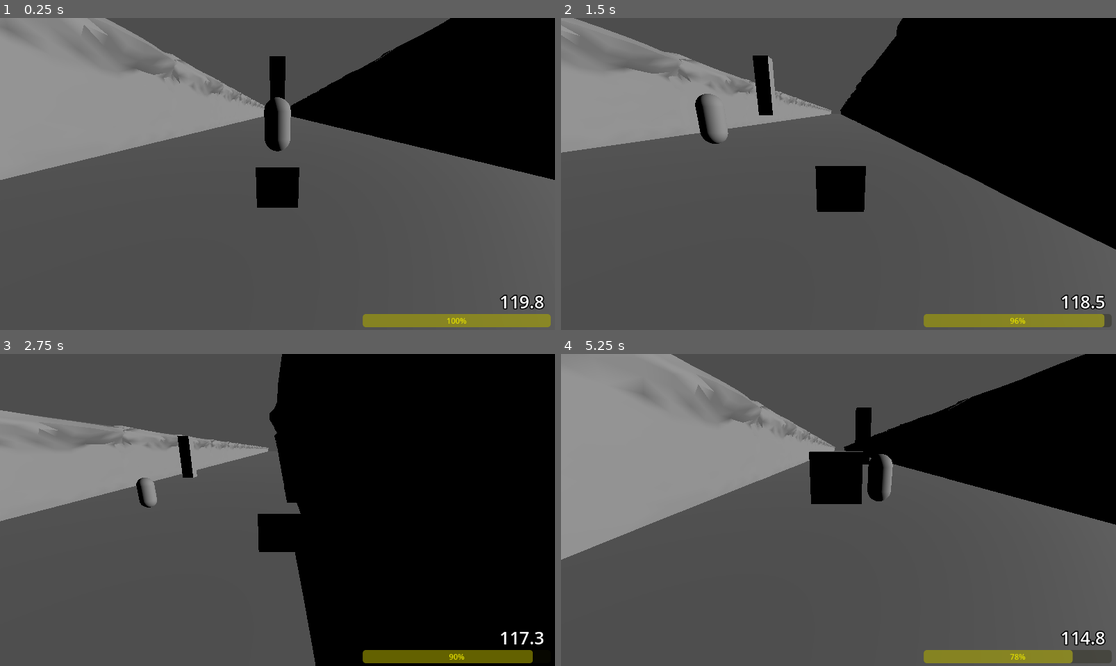
Above: before the commit, frames 1-4 (two rows, left to right).
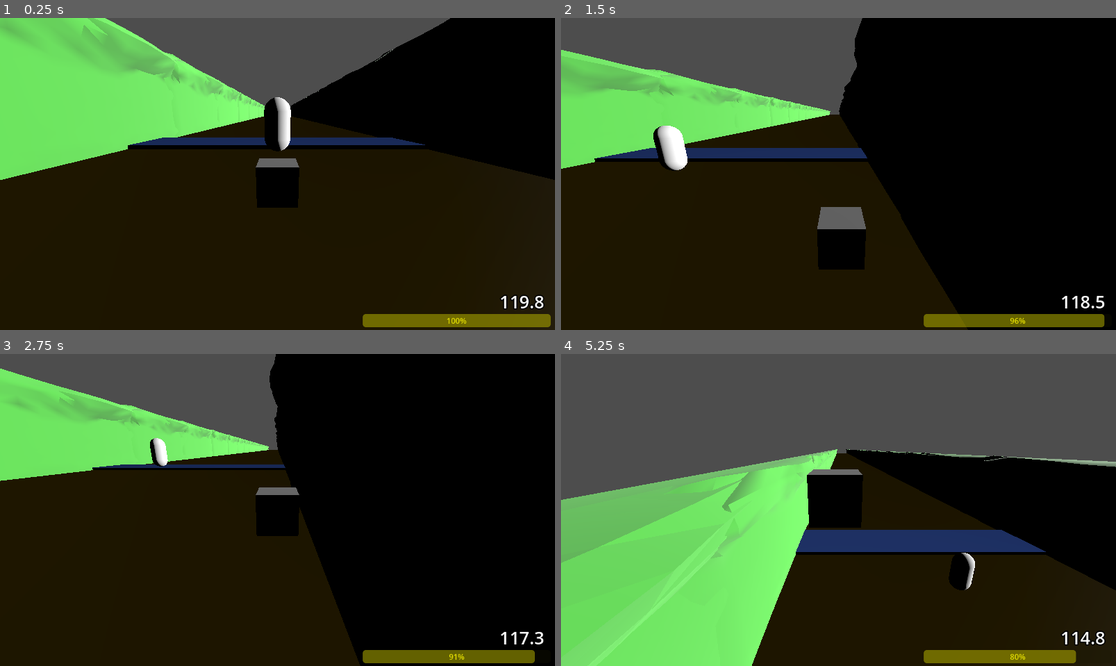
Above: after the commit, the same moments.

Repository: notadoctortired/SleepyFrog
Game: Godot game, scene res://scenes/main_scene.tscn
Same seed, same stepped clock (60 frames per second), same inputs: the game is played once before the commit and once after it.
Inputs (mouse positions are in pixels of both pictures, inside the frame that each line leads up to):
- Up to frame 1 (0.25 s): no input
- Up to frame 2 (1.5 s): tap Enter (ui_accept) at 0.5 s; move the mouse to (960, 158) at 0.52 s; hold Right (move_right) 0.53-1.28 s; tap Space (jump) at 0.6, 0.77, 1.07 s; click (960, 158) at 0.67 s; move the mouse to (727, 189) at 1.27 s; hold Down (move_backward) from 1.28 s (still down); tap F at 1.35 s
- Up to frame 3 (2.75 s): tap Space (jump) at 1.52, 1.55, 1.82, 2.3 s; move the mouse to (333, 441) at 2.02 s; release Down (move_backward) at 2.03 s; hold Right (move_right) from 2.03 s (still down); hold Q from 2.03 s (still down)
- Up to frame 4 (5.25 s): move the mouse to (810, 572) at 2.77 s; release Right (move_right) at 2.78 s; release Q at 2.78 s; hold Up (move_forward) 2.78-3.53 s; tap Space (jump) at 2.85, 3.02, 3.32, 3.77, 3.8, 4.07, 4.52, 4.55, 4.82, 5.1 s; click (810, 572) at 2.92 s; move the mouse to (1005, 556) at 3.52 s; hold F 3.53-4.28 s; hold Left (move_left) 3.53-5.03 s; move the mouse to (672, 463) at 4.27 s; tap Q at 4.35 s; move the mouse to (866, 510) at 5.02 s; hold Down (move_backward) from 5.03 s (still down); click (866, 510) at 5.17 s

The runs differ from the first frame. In frame 1, 73% of the frame differs, in the area x 0-100%, y 0-100%; in frame 2, 67%; in frame 3, 46%; in frame 4, 83%.

Commit message:
Added materials to walls+floor & began work on obstacles

Diff:
--- /dev/null
+++ b/materials/Cliff_Material.tres
@@ -0,0 +1,10 @@
+[gd_resource type="StandardMaterial3D" format=3 uid="uid://bngkyycmntx7a"]
+
+[resource]
+albedo_color = Color(0.192157, 0.756863, 0, 1)
+metallic_specular = 1.0
+normal_enabled = true
+uv2_triplanar = true
+proximity_fade_distance = 2.0
+distance_fade_min_distance = 117.7
+distance_fade_max_distance = 0.0
--- /dev/null
+++ b/materials/Floor_Material.tres
@@ -0,0 +1,12 @@
+[gd_resource type="StandardMaterial3D" format=3 uid="uid://b4i68vj02jjg4"]
+
+[resource]
+albedo_color = Color(0.265016, 0.210068, 0.011463, 1)
+metallic = 0.35
+metallic_specular = 0.0
+roughness = 0.3
+normal_enabled = true
+uv2_triplanar = true
+proximity_fade_distance = 2.0
+distance_fade_min_distance = 117.7
+distance_fade_max_distance = 0.0
--- /dev/null
+++ b/materials/Water_Material.tres
@@ -0,0 +1,12 @@
+[gd_resource type="StandardMaterial3D" format=3 uid="uid://bdge1tdb058gl"]
+
+[resource]
+albedo_color = Color(0.354339, 0.525884, 1, 1)
+metallic = 0.56
+metallic_specular = 0.0
+roughness = 0.0
+normal_enabled = true
+uv2_triplanar = true
+proximity_fade_distance = 2.0
+distance_fade_min_distance = 117.7
+distance_fade_max_distance = 0.0
--- a/scenes/main_scene.tscn
+++ b/scenes/main_scene.tscn
@@ -7,9 +7,13 @@
 [ext_resource type="Script" uid="uid://dlexewiouo2yn" path="res://addons/phantom_camera/scripts/resources/tween_resource.gd" id="3_pu3yx"]
 [ext_resource type="Script" uid="uid://bomp7gl6hf50q" path="res://scripts/energy_bar.gd" id="5_gubc5"]
 [ext_resource type="Script" uid="uid://cjgqcqq1xf63f" path="res://scripts/timer.gd" id="6_rt2n2"]
-[ext_resource type="Script" uid="uid://cyhxga13dtwq3" path="res://scripts/kill_plain.gd" id="8_18nlu"]
+[ext_resource type="Script" uid="uid://cyhxga13dtwq3" path="res://scripts/Kill Scripts/kill_plain.gd" id="8_18nlu"]
 [ext_resource type="ArrayMesh" uid="uid://dvrrewessyskc" path="res://models/side_cliff_blocker.obj" id="9_c1pb6"]
 [ext_resource type="Script" uid="uid://c5mykx208e3sp" path="res://scripts/barrier_detection.gd" id="10_6wevv"]
+[ext_resource type="Material" uid="uid://bngkyycmntx7a" path="res://materials/Cliff_Material.tres" id="10_e1cbu"]
+[ext_resource type="Material" uid="uid://b4i68vj02jjg4" path="res://materials/Floor_Material.tres" id="10_mngbo"]
+[ext_resource type="Material" uid="uid://bdge1tdb058gl" path="res://materials/Water_Material.tres" id="13_4w45t"]
+[ext_resource type="Script" uid="uid://nrnm1vr2sbfk" path="res://scripts/Kill Scripts/kill_script.gd" id="13_r6p65"]
 
 [sub_resource type="BoxShape3D" id="BoxShape3D_pu3yx"]
 
@@ -28,6 +32,8 @@
 
 [sub_resource type="CapsuleShape3D" id="CapsuleShape3D_c16ls"]
 
+[sub_resource type="StandardMaterial3D" id="StandardMaterial3D_mngbo"]
+
 [sub_resource type="CapsuleMesh" id="CapsuleMesh_18nlu"]
 
 [sub_resource type="BoxShape3D" id="BoxShape3D_c1pb6"]
@@ -51,12 +57,16 @@
 [sub_resource type="BoxShape3D" id="BoxShape3D_r6p65"]
 
 [sub_resource type="BoxMesh" id="BoxMesh_si52b"]
+
+[sub_resource type="BoxShape3D" id="BoxShape3D_01n6w"]
 
 [node name="Node3D" type="Node3D"]
 
 [node name="Player" type="CharacterBody3D" parent="."]
 transform = Transform3D(1, 0, 0, 0, 1, 0, 0, 0, 1, 0, 1, 0)
 script = ExtResource("1_w2twt")
+speed = 10
+jump = 30
 
 [node name="Collision_Player" type="CollisionShape3D" parent="Player"]
 shape = SubResource("BoxShape3D_pu3yx")
@@ -67,6 +77,9 @@
 
 [node name="DirectionalLight3D" type="DirectionalLight3D" parent="."]
 transform = Transform3D(-4.2222e-08, -0.258819, 0.965926, -1.13133e-08, 0.965926, 0.258819, -1, 0, -4.37114e-08, 3.64287, 4.17234, -1)
+light_energy = 1.3
+light_specular = 2.0
+light_bake_mode = 1
 
 [node name="Camera3D" type="Camera3D" parent="."]
 physics_interpolation_mode = 1
@@ -143,6 +156,7 @@
 shape = SubResource("CapsuleShape3D_c16ls")
 
 [node name="Mesh_Coffee" type="MeshInstance3D" parent="Collectibles/Coffee"]
+material_override = SubResource("StandardMaterial3D_mngbo")
 mesh = SubResource("CapsuleMesh_18nlu")
 skeleton = NodePath("../Collision_Coffee")
 
@@ -187,6 +201,7 @@
 
 [node name="Mesh_Floor" type="MeshInstance3D" parent="Floor_and_Walls/Floor"]
 transform = Transform3D(20, 0, 0, 0, 0.5, 0, 0, 0, 300, 0, 0, 0)
+material_override = ExtResource("10_mngbo")
 mesh = SubResource("BoxMesh_2c62f")
 
 [node name="Cliff_0" type="StaticBody3D" parent="Floor_and_Walls"]
@@ -204,6 +219,7 @@
 transform = Transform3D(-1.41835e-06, 0, -4, 0, 6.188, 0, 32.448, 0, -1.74846e-07, -10, 3.5, 10.9382)
 
 [node name="MeshInstance3D" type="MeshInstance3D" parent="Floor_and_Walls/Cliff_1"]
+material_override = ExtResource("10_e1cbu")
 mesh = ExtResource("9_c1pb6")
 
 [node name="Collision_Cliff" type="CollisionShape3D" parent="Floor_and_Walls/Cliff_1"]
@@ -218,6 +234,7 @@
 transform = Transform3D(4.25504e-06, 0, 4, 0, 6.188, 0, -32.448, 0, 5.24537e-07, 9.99999, 3.5, 11.4735)
 
 [node name="MeshInstance3D" type="MeshInstance3D" parent="Floor_and_Walls/Cliff_2"]
+material_override = ExtResource("10_e1cbu")
 mesh = ExtResource("9_c1pb6")
 
 [node name="Collision_Cliff" type="CollisionShape3D" parent="Floor_and_Walls/Cliff_2"]
@@ -232,6 +249,7 @@
 transform = Transform3D(-1.09104e-06, 0, -4, 0, 6.188, 0, 24.96, 0, -1.74846e-07, -10, 3.5, -6.99998)
 
 [node name="MeshInstance3D" type="MeshInstance3D" parent="Floor_and_Walls/Cliff_3"]
+material_override = ExtResource("10_e1cbu")
 mesh = ExtResource("9_c1pb6")
 
 [node name="Collision_Cliff" type="CollisionShape3D" parent="Floor_and_Walls/Cliff_3"]
@@ -246,6 +264,7 @@
 transform = Transform3D(3.27311e-06, 0, 4, 0, 6.188, 0, -24.96, 0, 5.24537e-07, 9.99999, 3.5, -6.58823)
 
 [node name="MeshInstance3D" type="MeshInstance3D" parent="Floor_and_Walls/Cliff_4"]
+material_override = ExtResource("10_e1cbu")
 mesh = ExtResource("9_c1pb6")
 
 [node name="Collision_Cliff" type="CollisionShape3D" parent="Floor_and_Walls/Cliff_4"]
@@ -260,6 +279,7 @@
 transform = Transform3D(-1.09104e-06, 0, -4, 0, 6.188, 0, 24.96, 0, -1.74846e-07, -10, 3.5, -23)
 
 [node name="MeshInstance3D" type="MeshInstance3D" parent="Floor_and_Walls/Cliff_5"]
+material_override = ExtResource("10_e1cbu")
 mesh = ExtResource("9_c1pb6")
 
 [node name="Collision_Cliff" type="CollisionShape3D" parent="Floor_and_Walls/Cliff_5"]
@@ -274,6 +294,7 @@
 transform = Transform3D(3.27311e-06, 0, 4, 0, 6.188, 0, -24.96, 0, 5.24537e-07, 9.99999, 3.5, -24.5882)
 
 [node name="MeshInstance3D" type="MeshInstance3D" parent="Floor_and_Walls/Cliff_6"]
+material_override = ExtResource("10_e1cbu")
 mesh = ExtResource("9_c1pb6")
 
 [node name="Collision_Cliff" type="CollisionShape3D" parent="Floor_and_Walls/Cliff_6"]
@@ -288,6 +309,7 @@
 transform = Transform3D(-1.09104e-06, 0, -4, 0, 6.188, 0, 24.96, 0, -1.74846e-07, -10, 3.5, -37)
 
 [node name="MeshInstance3D" type="MeshInstance3D" parent="Floor_and_Walls/Cliff_7"]
+material_override = ExtResource("10_e1cbu")
 mesh = ExtResource("9_c1pb6")
 
 [node name="Collision_Cliff" type="CollisionShape3D" parent="Floor_and_Walls/Cliff_7"]
@@ -302,6 +324,7 @@
 transform = Transform3D(3.27311e-06, 0, 4, 0, 6.188, 0, -24.96, 0, 5.24537e-07, 9.99999, 3.5, -33.5882)
 
 [node name="MeshInstance3D" type="MeshInstance3D" parent="Floor_and_Walls/Cliff_8"]
+material_override = ExtResource("10_e1cbu")
 mesh = ExtResource("9_c1pb6")
 
 [node name="Collision_Cliff" type="CollisionShape3D" parent="Floor_and_Walls/Cliff_8"]
@@ -316,6 +339,7 @@
 transform = Transform3D(-1.09104e-06, 0, -4, 0, 6.188, 0, 24.96, 0, -1.74846e-07, -10, 3.5, -56)
 
 [node name="MeshInstance3D" type="MeshInstance3D" parent="Floor_and_Walls/Cliff_9"]
+material_override = ExtResource("10_e1cbu")
 mesh = ExtResource("9_c1pb6")
 
 [node name="Collision_Cliff" type="CollisionShape3D" parent="Floor_and_Walls/Cliff_9"]
@@ -330,6 +354,7 @@
 transform = Transform3D(3.27311e-06, 0, 4, 0, 6.188, 0, -24.96, 0, 5.24537e-07, 9.99999, 3.5, -51.5882)
 
 [node name="MeshInstance3D" type="MeshInstance3D" parent="Floor_and_Walls/Cliff_10"]
+material_override = ExtResource("10_e1cbu")
 mesh = ExtResource("9_c1pb6")
 
 [node name="Collision_Cliff" type="CollisionShape3D" parent="Floor_and_Walls/Cliff_10"]
@@ -344,6 +369,7 @@
 transform = Transform3D(-1.09104e-06, 0, -4, 0, 6.188, 0, 24.96, 0, -1.74846e-07, -10, 3.5, -75)
 
 [node name="MeshInstance3D" type="MeshInstance3D" parent="Floor_and_Walls/Cliff_11"]
+material_override = ExtResource("10_e1cbu")
 mesh = ExtResource("9_c1pb6")
 
 [node name="Collision_Cliff" type="CollisionShape3D" parent="Floor_and_Walls/Cliff_11"]
@@ -358,6 +384,7 @@
 transform = Transform3D(3.27311e-06, 0, 4, 0, 6.188, 0, -24.96, 0, 5.24537e-07, 9.99999, 3.5, -70.5882)
 
 [node name="MeshInstance3D" type="MeshInstance3D" parent="Floor_and_Walls/Cliff_12"]
+material_override = ExtResource("10_e1cbu")
 mesh = ExtResource("9_c1pb6")
 
 [node name="Collision_Cliff" type="CollisionShape3D" parent="Floor_and_Walls/Cliff_12"]
@@ -372,6 +399,7 @@
 transform = Transform3D(-1.09104e-06, 0, -4, 0, 6.188, 0, 24.96, 0, -1.74846e-07, -10, 3.5, -93)
 
 [node name="MeshInstance3D" type="MeshInstance3D" parent="Floor_and_Walls/Cliff_13"]
+material_override = ExtResource("10_e1cbu")
 mesh = ExtResource("9_c1pb6")
 
 [node name="Collision_Cliff" type="CollisionShape3D" parent="Floor_and_Walls/Cliff_13"]
@@ -386,6 +414,7 @@
 transform = Transform3D(3.27311e-06, 0, 4, 0, 6.188, 0, -24.96, 0, 5.24537e-07, 10, 3.5, -89.5882)
 
 [node name="MeshInstance3D" type="MeshInstance3D" parent="Floor_and_Walls/Cliff_14"]
+material_override = ExtResource("10_e1cbu")
 mesh = ExtResource("9_c1pb6")
 
 [node name="Collision_Cliff" type="CollisionShape3D" parent="Floor_and_Walls/Cliff_14"]
@@ -400,6 +429,7 @@
 transform = Transform3D(-1.09104e-06, 0, -4, 0, 6.188, 0, 24.96, 0, -1.74846e-07, -10, 3.5, -112)
 
 [node name="MeshInstance3D" type="MeshInstance3D" parent="Floor_and_Walls/Cliff_15"]
+material_override = ExtResource("10_e1cbu")
 mesh = ExtResource("9_c1pb6")
 
 [node name="Collision_Cliff" type="CollisionShape3D" parent="Floor_and_Walls/Cliff_15"]
@@ -414,6 +444,7 @@
 transform = Transform3D(3.27311e-06, 0, 4, 0, 6.188, 0, -24.96, 0, 5.24537e-07, 10, 3.5, -107.588)
 
 [node name="MeshInstance3D" type="MeshInstance3D" parent="Floor_and_Walls/Cliff_16"]
+material_override = ExtResource("10_e1cbu")
 mesh = ExtResource("9_c1pb6")
 
 [node name="Collision_Cliff" type="CollisionShape3D" parent="Floor_and_Walls/Cliff_16"]
@@ -428,6 +459,7 @@
 transform = Transform3D(-1.09104e-06, 0, -4, 0, 6.188, 0, 24.96, 0, -1.74846e-07, -10, 3.5, -131)
 
 [node name="MeshInstance3D" type="MeshInstance3D" parent="Floor_and_Walls/Cliff_17"]
+material_override = ExtResource("10_e1cbu")
 mesh = ExtResource("9_c1pb6")
 
 [node name="Collision_Cliff" type="CollisionShape3D" parent="Floor_and_Walls/Cliff_17"]
@@ -442,6 +474,7 @@
 transform = Transform3D(3.27311e-06, 0, 4, 0, 6.188, 0, -24.96, 0, 5.24537e-07, 10, 3.5, -126.588)
 
 [node name="MeshInstance3D" type="MeshInstance3D" parent="Floor_and_Walls/Cliff_18"]
+material_override = ExtResource("10_e1cbu")
 mesh = ExtResource("9_c1pb6")
 
 [node name="Collision_Cliff" type="CollisionShape3D" parent="Floor_and_Walls/Cliff_18"]
@@ -456,6 +489,7 @@
 transform = Transform3D(-1.09104e-06, 0, -4, 0, 6.188, 0, 24.96, 0, -1.74846e-07, -10, 3.5, -149)
 
 [node name="MeshInstance3D" type="MeshInstance3D" parent="Floor_and_Walls/Cliff_19"]
+material_override = ExtResource("10_e1cbu")
 mesh = ExtResource("9_c1pb6")
 
 [node name="Collision_Cliff" type="CollisionShape3D" parent="Floor_and_Walls/Cliff_19"]
@@ -470,6 +504,7 @@
 transform = Transform3D(3.27311e-06, 0, 4, 0, 6.188, 0, -24.96, 0, 5.24537e-07, 10, 3.5, -144.588)
 
 [node name="MeshInstance3D" type="MeshInstance3D" parent="Floor_and_Walls/Cliff_20"]
+material_override = ExtResource("10_e1cbu")
 mesh = ExtResource("9_c1pb6")
 
 [node name="Collision_Cliff" type="CollisionShape3D" parent="Floor_and_Walls/Cliff_20"]
@@ -484,6 +519,7 @@
 transform = Transform3D(-1.09104e-06, 0, -4, 0, 6.188, 0, 24.96, 0, -1.74846e-07, -10, 3.5, -167)
 
 [node name="MeshInstance3D" type="MeshInstance3D" parent="Floor_and_Walls/Cliff_21"]
+material_override = ExtResource("10_e1cbu")
 mesh = ExtResource("9_c1pb6")
 
 [node name="Collision_Cliff" type="CollisionShape3D" parent="Floor_and_Walls/Cliff_21"]
@@ -498,6 +534,7 @@
 transform = Transform3D(3.27311e-06, 0, 4, 0, 6.188, 0, -24.96, 0, 5.24537e-07, 10, 3.5, -162.588)
 
 [node name="MeshInstance3D" type="MeshInstance3D" parent="Floor_and_Walls/Cliff_22"]
+material_override = ExtResource("10_e1cbu")
 mesh = ExtResource("9_c1pb6")
 
 [node name="Collision_Cliff" type="CollisionShape3D" parent="Floor_and_Walls/Cliff_22"]
@@ -512,6 +549,7 @@
 transform = Transform3D(-1.09104e-06, 0, -4, 0, 6.188, 0, 24.96, 0, -1.74846e-07, -10, 3.5, -186)
 
 [node name="MeshInstance3D" type="MeshInstance3D" parent="Floor_and_Walls/Cliff_23"]
+material_override = ExtResource("10_e1cbu")
 mesh = ExtResource("9_c1pb6")
 
 [node name="Collision_Cliff" type="CollisionShape3D" parent="Floor_and_Walls/Cliff_23"]
@@ -526,6 +564,7 @@
 transform = Transform3D(3.27311e-06, 0, 4, 0, 6.188, 0, -24.96, 0, 5.24537e-07, 10, 3.5, -181.588)
 
 [node name="MeshInstance3D" type="MeshInstance3D" parent="Floor_and_Walls/Cliff_24"]
+material_override = ExtResource("10_e1cbu")
 mesh = ExtResource("9_c1pb6")
 
 [node name="Collision_Cliff" type="CollisionShape3D" parent="Floor_and_Walls/Cliff_24"]
@@ -540,6 +579,7 @@
 transform = Transform3D(-1.09104e-06, 0, -4, 0, 6.188, 0, 24.96, 0, -1.74846e-07, -10, 3.5, -204)
 
 [node name="MeshInstance3D" type="MeshInstance3D" parent="Floor_and_Walls/Cliff_25"]
+material_override = ExtResource("10_e1cbu")
 mesh = ExtResource("9_c1pb6")
 
 [node name="Collision_Cliff" type="CollisionShape3D" parent="Floor_and_Walls/Cliff_25"]
@@ -554,6 +594,7 @@
 transform = Transform3D(3.27311e-06, 0, 4, 0, 6.188, 0, -24.96, 0, 5.24537e-07, 10, 3.5, -200.588)
 
 [node name="MeshInstance3D" type="MeshInstance3D" parent="Floor_and_Walls/Cliff_26"]
+material_override = ExtResource("10_e1cbu")
 mesh = ExtResource("9_c1pb6")
 
 [node name="Collision_Cliff" type="CollisionShape3D" parent="Floor_and_Walls/Cliff_26"]
@@ -568,6 +609,7 @@
 transform = Transform3D(-1.09104e-06, 0, -4, 0, 6.188, 0, 24.96, 0, -1.74846e-07, -10, 3.5, -223)
 
 [node name="MeshInstance3D" type="MeshInstance3D" parent="Floor_and_Walls/Cliff_27"]
+material_override = ExtResource("10_e1cbu")
 mesh = ExtResource("9_c1pb6")
 
 [node name="Collision_Cliff" type="CollisionShape3D" parent="Floor_and_Walls/Cliff_27"]
@@ -582,6 +624,7 @@
 transform = Transform3D(3.27311e-06, 0, 4, 0, 6.188, 0, -24.96, 0, 5.24537e-07, 10, 3.5, -218.588)
 
 [node name="MeshInstance3D" type="MeshInstance3D" parent="Floor_and_Walls/Cliff_28"]
+material_override = ExtResource("10_e1cbu")
 mesh = ExtResource("9_c1pb6")
 
 [node name="Collision_Cliff" type="CollisionShape3D" parent="Floor_and_Walls/Cliff_28"]
@@ -596,6 +639,7 @@
 transform = Transform3D(-1.09104e-06, 0, -4, 0, 6.188, 0, 24.96, 0, -1.74846e-07, -10, 3.5, -242)
 
 [node name="MeshInstance3D" type="MeshInstance3D" parent="Floor_and_Walls/Cliff_29"]
+material_override = ExtResource("10_e1cbu")
 mesh = ExtResource("9_c1pb6")
 
 [node name="Collision_Cliff" type="CollisionShape3D" parent="Floor_and_Walls/Cliff_29"]
@@ -610,6 +654,7 @@
 transform = Transform3D(3.27311e-06, 0, 4, 0, 6.188, 0, -24.96, 0, 5.24537e-07, 10, 3.5, -237.588)
 
 [node name="MeshInstance3D" type="MeshInstance3D" parent="Floor_and_Walls/Cliff_30"]
+material_override = ExtResource("10_e1cbu")
 mesh = ExtResource("9_c1pb6")
 
 [node name="Collision_Cliff" type="CollisionShape3D" parent="Floor_and_Walls/Cliff_30"]
@@ -624,6 +669,7 @@
 transform = Transform3D(-1.09104e-06, 0, -4, 0, 6.188, 0, 24.96, 0, -1.74846e-07, -10, 3.5, -260)
 
 [node name="MeshInstance3D" type="MeshInstance3D" parent="Floor_and_Walls/Cliff_31"]
+material_override = ExtResource("10_e1cbu")
 mesh = ExtResource("9_c1pb6")
 
 [node name="Collision_Cliff" type="CollisionShape3D" parent="Floor_and_Walls/Cliff_31"]
@@ -638,6 +684,7 @@
 transform = Transform3D(3.27311e-06, 0, 4, 0, 6.188, 0, -24.96, 0, 5.24537e-07, 10, 3.5, -256.588)
 
 [node name="MeshInstance3D" type="MeshInstance3D" parent="Floor_and_Walls/Cliff_32"]
+material_override = ExtResource("10_e1cbu")
 mesh = ExtResource("9_c1pb6")
 
 [node name="Collision_Cliff" type="CollisionShape3D" parent="Floor_and_Walls/Cliff_32"]
@@ -652,6 +699,7 @@
 transform = Transform3D(-1.09104e-06, 0, -4, 0, 6.188, 0, 24.96, 0, -1.74846e-07, -10, 3.5, -269)
 
 [node name="MeshInstance3D" type="MeshInstance3D" parent="Floor_and_Walls/Cliff_33"]
+material_override = ExtResource("10_e1cbu")
 mesh = ExtResource("9_c1pb6")
 
 [node name="Collision_Cliff" type="CollisionShape3D" parent="Floor_and_Walls/Cliff_33"]
@@ -666,6 +714,7 @@
 transform = Transform3D(3.27311e-06, 0, 4, 0, 6.188, 0, -24.96, 0, 5.24537e-07, 10, 3.5, -270.588)
 
 [node name="MeshInstance3D" type="MeshInstance3D" parent="Floor_and_Walls/Cliff_34"]
+material_override = ExtResource("10_e1cbu")
 mesh = ExtResource("9_c1pb6")
 
 [node name="Collision_Cliff" type="CollisionShape3D" parent="Floor_and_Walls/Cliff_34"]
@@ -680,6 +729,7 @@
 transform = Transform3D(-1.09104e-06, 0, -4, 0, 6.188, 0, 24.96, 0, -1.74846e-07, -10, 3.5, -287)
 
 [node name="MeshInstance3D" type="MeshInstance3D" parent="Floor_and_Walls/Cliff_35"]
+material_override = ExtResource("10_e1cbu")
 mesh = ExtResource("9_c1pb6")
 
 [node name="Collision_Cliff" type="CollisionShape3D" parent="Floor_and_Walls/Cliff_35"]
@@ -694,6 +744,7 @@
 transform = Transform3D(3.27311e-06, 0, 4, 0, 6.188, 0, -24.96, 0, 5.24537e-07, 10, 3.5, -286.988)
 
 [node name="MeshInstance3D" type="MeshInstance3D" parent="Floor_and_Walls/Cliff_36"]
+material_override = ExtResource("10_e1cbu")
 mesh = ExtResource("9_c1pb6")
 
 [node name="Collision_Cliff" type="CollisionShape3D" parent="Floor_and_Walls/Cliff_36"]
@@ -708,6 +759,7 @@
 transform = Transform3D(-1.09104e-06, 0, -4, 0, 6.188, 0, 24.96, 0, -1.74846e-07, -10, 3.5, -304)
 
 [node name="MeshInstance3D" type="MeshInstance3D" parent="Floor_and_Walls/Cliff_37"]
+material_override = ExtResource("10_e1cbu")
 mesh = ExtResource("9_c1pb6")
 
 [node name="Collision_Cliff" type="CollisionShape3D" parent="Floor_and_Walls/Cliff_37"]
@@ -722,6 +774,7 @@
 transform = Transform3D(3.27311e-06, 0, 4, 0, 6.188, 0, -24.96, 0, 5.24537e-07, 10, 3.5, -303.988)
 
 [node name="MeshInstance3D" type="MeshInstance3D" parent="Floor_and_Walls/Cliff_38"]
+material_override = ExtResource("10_e1cbu")
 mesh = ExtResource("9_c1pb6")
 
 [node name="Collision_Cliff" type="CollisionShape3D" parent="Floor_and_Walls/Cliff_38"]
@@ -736,6 +789,7 @@
 transform = Transform3D(-1.09104e-06, 0, -4, 0, 6.188, 0, 24.96, 0, -1.74846e-07, -10, 3.5, -320)
 
 [node name="MeshInstance3D" type="MeshInstance3D" parent="Floor_and_Walls/Cliff_39"]
+material_override = ExtResource("10_e1cbu")
 mesh = ExtResource("9_c1pb6")
 
 [node name="Collision_Cliff" type="CollisionShape3D" parent="Floor_and_Walls/Cliff_39"]
@@ -750,6 +804,7 @@
 transform = Transform3D(3.27311e-06, 0, 4, 0, 6.188, 0, -24.96, 0, 5.24537e-07, 10, 3.5, -319.988)
 
 [node name="MeshInstance3D" type="MeshInstance3D" parent="Floor_and_Walls/Cliff_40"]
+material_override = ExtResource("10_e1cbu")
 mesh = ExtResource("9_c1pb6")
 
 [node name="Collision_Cliff" type="CollisionShape3D" parent="Floor_and_Walls/Cliff_40"]
@@ -764,6 +819,7 @@
 transform = Transform3D(-1.09104e-06, 0, -4, 0, 6.188, 0, 24.96, 0, -1.74846e-07, -10, 3.5, -338)
 
 [node name="MeshInstance3D" type="MeshInstance3D" parent="Floor_and_Walls/Cliff_41"]
+material_override = ExtResource("10_e1cbu")
 mesh = ExtResource("9_c1pb6")
 
 [node name="Collision_Cliff" type="CollisionShape3D" parent="Floor_and_Walls/Cliff_41"]
@@ -778,6 +834,7 @@
 transform = Transform3D(3.27311e-06, 0, 4, 0, 6.188, 0, -24.96, 0, 5.24537e-07, 10, 3.5, -337.988)
 
 [node name="MeshInstance3D" type="MeshInstance3D" parent="Floor_and_Walls/Cliff_42"]
+material_override = ExtResource("10_e1cbu")
 mesh = ExtResource("9_c1pb6")
 
 [node name="Collision_Cliff" type="CollisionShape3D" parent="Floor_and_Walls/Cliff_42"]
@@ -792,6 +849,7 @@
 transform = Transform3D(-1.09104e-06, 0, -4, 0, 6.188, 0, 24.96, 0, -1.74846e-07, -10, 3.5, -354)
 
 [node name="MeshInstance3D" type="MeshInstance3D" parent="Floor_and_Walls/Cliff_43"]
+material_override = ExtResource("10_e1cbu")
 mesh = ExtResource("9_c1pb6")
 
 [node name="Collision_Cliff" type="CollisionShape3D" parent="Floor_and_Walls/Cliff_43"]
@@ -806,6 +864,7 @@
 transform = Transform3D(3.27311e-06, 0, 4, 0, 6.188, 0, -24.96, 0, 5.24537e-07, 10, 3.5, -353.988)
 
 [node name="MeshInstance3D" type="MeshInstance3D" parent="Floor_and_Walls/Cliff_44"]
+material_override = ExtResource("10_e1cbu")
 mesh = ExtResource("9_c1pb6")
 
 [node name="Collision_Cliff" type="CollisionShape3D" parent="Floor_and_Walls/Cliff_44"]
@@ -820,6 +879,7 @@
 transform = Transform3D(-1.09104e-06, 0, -4, 0, 6.188, 0, 24.96, 0, -1.74846e-07, -10, 3.5, -372)
 
 [node name="MeshInstance3D" type="MeshInstance3D" parent="Floor_and_Walls/Cliff_45"]
+material_override = ExtResource("10_e1cbu")
 mesh = ExtResource("9_c1pb6")
 
 [node name="Collision_Cliff" type="CollisionShape3D" parent="Floor_and_Walls/Cliff_45"]
@@ -834,6 +894,7 @@
 transform = Transform3D(3.27311e-06, 0, 4, 0, 6.188, 0, -24.96, 0, 5.24537e-07, 10, 3.5, -371.988)
 
 [node name="MeshInstance3D" type="MeshInstance3D" parent="Floor_and_Walls/Cliff_46"]
+material_override = ExtResource("10_e1cbu")
 mesh = ExtResource("9_c1pb6")
 
 [node name="Collision_Cliff" type="CollisionShape3D" parent="Floor_and_Walls/Cliff_46"]
@@ -848,6 +909,7 @@
 transform = Transform3D(-1.09104e-06, 0, -4, 0, 6.188, 0, 24.96, 0, -1.74846e-07, -10, 3.5, -390)
 
 [node name="MeshInstance3D" type="MeshInstance3D" parent="Floor_and_Walls/Cliff_47"]
+material_override = ExtResource("10_e1cbu")
 mesh = ExtResource("9_c1pb6")
 
 [node name="Collision_Cliff" type="CollisionShape3D" parent="Floor_and_Walls/Cliff_47"]
@@ -862,6 +924,7 @@
 transform = Transform3D(3.27311e-06, 0, 4, 0, 6.188, 0, -24.96, 0, 5.24537e-07, 10, 3.5, -389.988)
 
 [node name="MeshInstance3D" type="MeshInstance3D" parent="Floor_and_Walls/Cliff_48"]
+material_override = ExtResource("10_e1cbu")
 mesh = ExtResource("9_c1pb6")
 
 [node name="Collision_Cliff" type="CollisionShape3D" parent="Floor_and_Walls/Cliff_48"]
@@ -876,6 +939,7 @@
 transform = Transform3D(-1.09104e-06, 0, -4, 0, 6.188, 0, 24.96, 0, -1.74846e-07, -10, 3.5, -406)
 
 [node name="MeshInstance3D" type="MeshInstance3D" parent="Floor_and_Walls/Cliff_49"]
+material_override = ExtResource("10_e1cbu")
 mesh = ExtResource("9_c1pb6")
 
 [node name="Collision_Cliff" type="CollisionShape3D" parent="Floor_and_Walls/Cliff_49"]
@@ -890,21 +954,32 @@
 transform = Transform3D(3.27311e-06, 0, 4, 0, 6.188, 0, -24.96, 0, 5.24537e-07, 10, 3.5, -405.988)
 
 [node name="MeshInstance3D" type="MeshInstance3D" parent="Floor_and_Walls/Cliff_50"]
+material_override = ExtResource("10_e1cbu")
 mesh = ExtResource("9_c1pb6")
 
 [node name="Collision_Cliff" type="CollisionShape3D" parent="Floor_and_Walls/Cliff_50"]
-transform = Transform3D(1, 0, 0, 0, 1, 0, 0, 0, 1, 2.98023e-08, -1.19209e-07, -0.0499997)
+transform = Transform3D(1, 0, 0, 0, 1, 0, 2.50111e-12, 0, 1, 0, -1.19209e-07, -0.0499997)
 shape = SubResource("BoxShape3D_6wevv")
 
 [node name="Collision_Cliff_1" type="CollisionShape3D" parent="Floor_and_Walls/Cliff_50"]
 transform = Transform3D(1, 0, 0, 0, 1, 0, 0, 0, 1, 0, 0.51488, -0.174219)
 shape = SubResource("BoxShape3D_e1cbu")
 
-[node name="StaticBody3D" type="StaticBody3D" parent="."]
-transform = Transform3D(1, 0, 0, 0, 3.8, 0, 0, 0, 1, 0, 4, -10)
-
-[node name="CollisionShape3D" type="CollisionShape3D" parent="StaticBody3D"]
+[node name="Obstacles" type="Node3D" parent="."]
+
+[node name="River" type="StaticBody3D" parent="Obstacles"]
+transform = Transform3D(21.36, 0, 0, 0, 1, 0, 0, 0, 4.4, 0, 0, -10)
+
+[node name="Area3D" type="Area3D" parent="Obstacles/River"]
+transform = Transform3D(1.01, 0, 0, 0, 1.01, 0, 0, 0, 1.01, 0, 0, 0)
+script = ExtResource("13_r6p65")
+
+[node name="CollisionShape3D" type="CollisionShape3D" parent="Obstacles/River/Area3D"]
 shape = SubResource("BoxShape3D_r6p65")
 
-[node name="MeshInstance3D" type="MeshInstance3D" parent="StaticBody3D"]
+[node name="MeshInstance3D" type="MeshInstance3D" parent="Obstacles/River"]
+material_override = ExtResource("13_4w45t")
 mesh = SubResource("BoxMesh_si52b")
+
+[node name="CollisionShape3D" type="CollisionShape3D" parent="Obstacles/River"]
+shape = SubResource("BoxShape3D_01n6w")
--- /dev/null
+++ b/scripts/Kill Scripts/kill_plain.gd
@@ -0,0 +1,11 @@
+extends Area3D
+
+var plr = ""
+
+func _ready():
+	plr = get_parent().get_parent().get_node("Player")
+	body_entered.connect(_on_body_entered)
+
+func _on_body_entered(body):
+	if body == plr:
+		get_tree().reload_current_scene()
--- /dev/null
+++ b/scripts/Kill Scripts/kill_script.gd
@@ -0,0 +1,11 @@
+extends Area3D
+
+var plr = ""
+
+func _ready():
+	plr = get_parent().get_parent().get_parent().get_node("Player")
+	body_entered.connect(_on_body_entered)
+
+func _on_body_entered(body):
+	if body == plr:
+		get_tree().reload_current_scene()
--- a/scripts/kill_plain.gd
+++ /dev/null
@@ -1,7 +0,0 @@
-extends Area3D
-
-func _ready():
-	body_entered.connect(_on_body_entered)
-
-func _on_body_entered(body):
-	get_tree().reload_current_scene()
Not shown, added: export_presets.cfg
Not shown, added: models/side_cliff_blocker1.mtl
Not shown: 1 places in scenes/main_scene.tscn that only renumber resources
Renamed: scripts/kill_plain.gd.uid -> scripts/Kill Scripts/kill_plain.gd.uid
Not shown, added: scripts/Kill Scripts/kill_script.gd.uid
